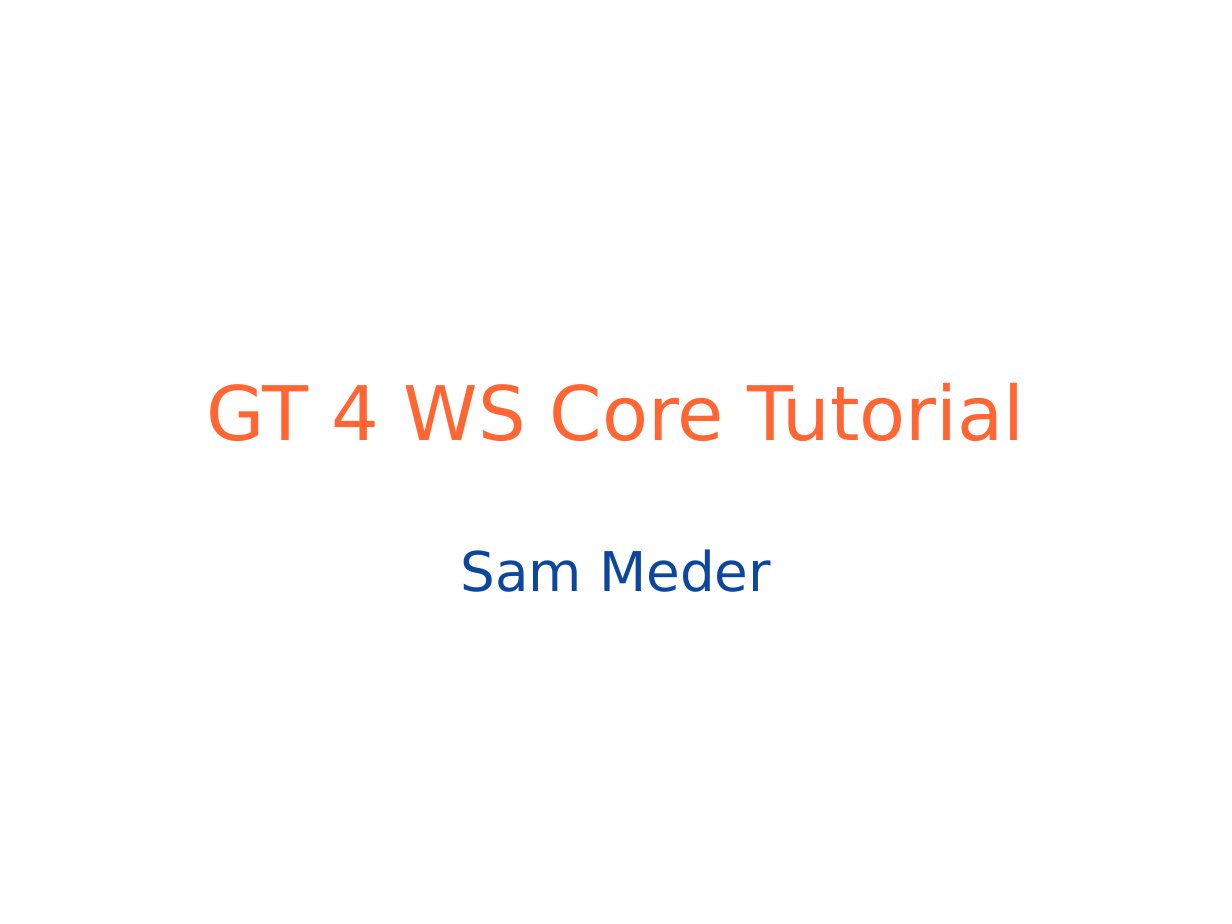
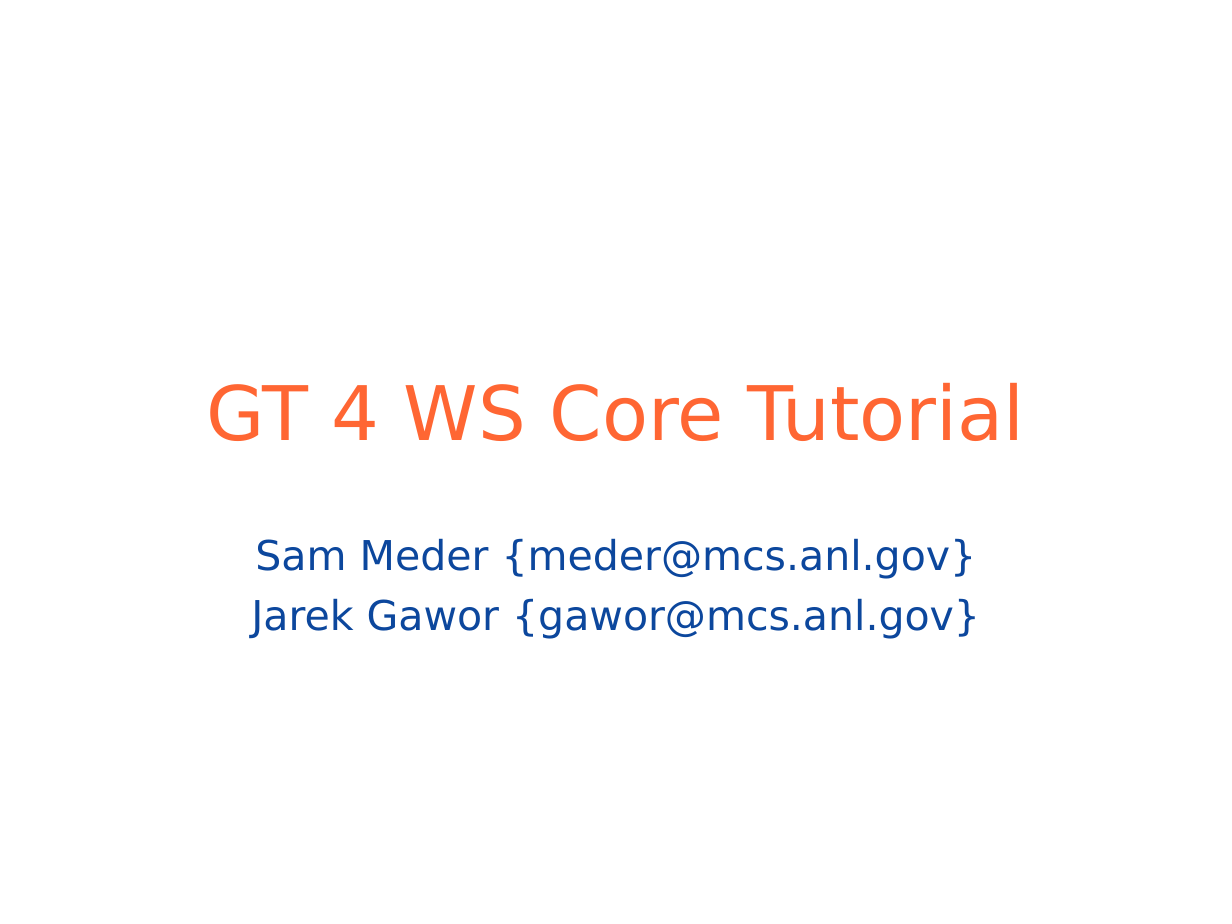
Before and after one commit to globus/globus-toolkit-documentation, a slide deck: slide 1 of toolkit/docs/development/wsrf/WSRFTutorial.ppt. Drawn at 1232x924 pixels with LibreOffice and Linux fonts; fonts in the diff are those of the drawing; background and template pictures are left out. Boxes give left, top, right and bottom in pixels: in the first picture for what was removed or moved away, otherwise in the second. Text is boxed around its words. In the diff, an @@ line names an element or a change of style, - is before the commit and + after.

Commit message:
Add Jarek to slide authors

```diff
--- a/toolkit/docs/development/wsrf/WSRFTutorial.ppt
+++ b/toolkit/docs/development/wsrf/WSRFTutorial.ppt
@@ subtitle at <box>251,538,980,639</box>: text changed; size 32 to 24 pt @@
-Sam Meder
+Sam Meder {meder@mcs.anl.gov}
+Jarek Gawor {gawor@mcs.anl.gov}
```
Also in this commit, not shown: 1 other slide changed.
